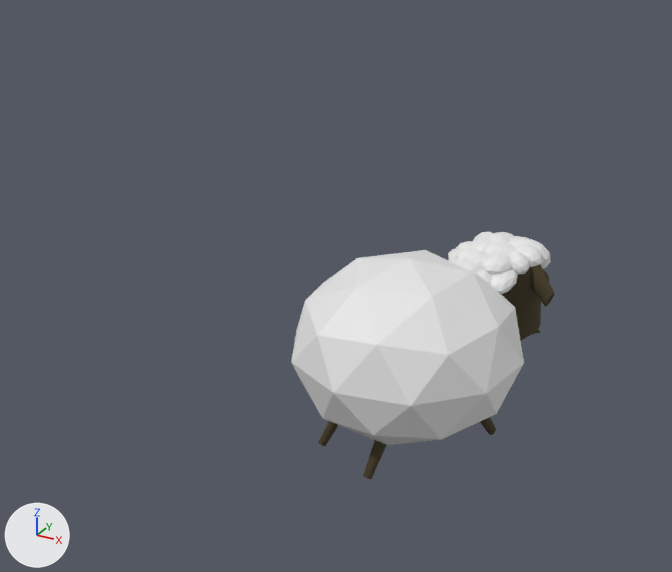
The glTF model models/moutonGwen.glb as it was, and as the next commit left it.
The view is the same before and after, from a 50 mm camera at (-34.35, -13.34, 2.73) aimed at (-36.38, -9.65, 0.88). The lights are fixed; the arrows at lower left show +X, +Y and +Z.
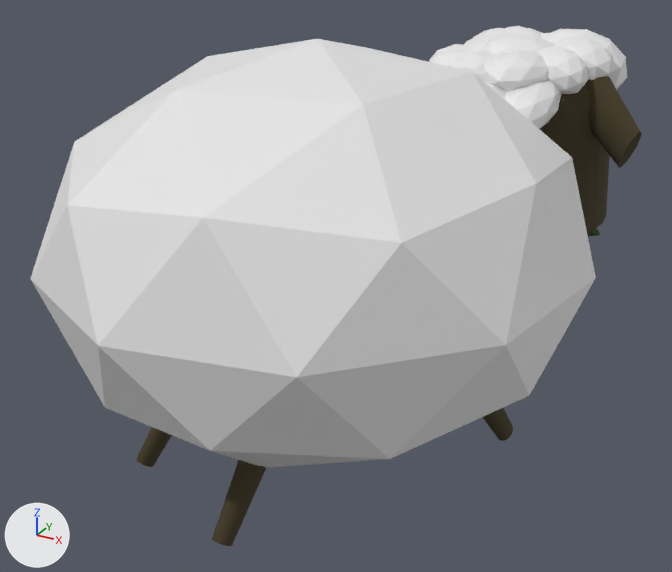
Commit message: nouveaux moutons

Location of each change, [x1, y1, x2, y2] in pixels of the pictures (672 x 572 px):
'Icosphere', moved, rescaled (142% wider, 119% taller)
    before: [291, 250, 524, 445]
    after: [30, 39, 596, 468]
'Cylinder', moved, rescaled
    before: [502, 269, 541, 340]
    after: [539, 84, 610, 234]
'Cylinder.001', moved, rescaled
    before: [529, 265, 555, 307]
    after: [585, 76, 641, 168]
'Icosphere.011', moved, rescaled (112% wider, 79% taller)
    before: [481, 252, 512, 275]
    after: [481, 50, 548, 92]
'Cylinder.007', moved, rescaled
    before: [363, 440, 387, 479]
    after: [212, 460, 266, 546]
'Icosphere.017', moved, rescaled (104% wider, 88% taller)
    before: [491, 269, 518, 294]
    after: [505, 80, 561, 128]
'Icosphere.007', moved, rescaled (132% wider, 104% taller)
    before: [508, 251, 529, 274]
    after: [538, 46, 588, 94]
'Icosphere.002', moved, rescaled
    before: [515, 244, 543, 267]
    after: [553, 37, 615, 80]
'Icosphere.003', moved, rescaled
    before: [508, 237, 550, 269]
    after: [539, 29, 627, 90]
'Icosphere.009', moved, rescaled
    before: [482, 242, 516, 254]
    after: [481, 34, 554, 55]
'Cylinder.006', moved, rescaled
    before: [318, 421, 338, 446]
    after: [136, 427, 172, 467]
'Icosphere.012', moved, rescaled
    before: [467, 251, 488, 264]
    after: [450, 51, 495, 73]
'Cylinder.004', moved, rescaled
    before: [480, 417, 496, 435]
    after: [483, 408, 513, 441]
'Icosphere.016', moved, rescaled
    before: [471, 236, 493, 251]
    after: [462, 32, 502, 52]
'Icosphere.010', moved, rescaled
    before: [455, 247, 479, 259]
    after: [429, 49, 476, 67]
'Icosphere.008', moved, rescaled
    before: [490, 234, 510, 243]
    after: [498, 26, 542, 37]
'Icosphere.020', moved, rescaled
    before: [476, 268, 492, 285]
    after: [483, 80, 506, 99]
'Icosphere.018', moved, rescaled
    before: [461, 261, 482, 273]
    after: [458, 67, 484, 80]
'Icosphere.006', moved, rescaled
    before: [455, 241, 473, 253]
    after: [430, 44, 463, 60]
'Icosphere.001', moved, rescaled
    before: [473, 232, 494, 240]
    after: [473, 28, 503, 38]
'Icosphere.005', moved, rescaled
    before: [494, 232, 514, 238]
    after: [528, 28, 542, 34]
'Cube.001', moved, rescaled (not visible before)
    after: [587, 228, 600, 236]
'Icosphere.004', moved, rescaled
    before: [508, 236, 529, 241]
    after: [540, 33, 549, 36]

Edits to the bpy script that builds the scene:
```text
Change ob_icosphere:
    ob_icosphere.location: (-36.139, -9.315, 0.463) -> (-36.376, -9.821, 1.155)
    ob_icosphere.scale: (0.63, 0.611, 0.494) -> (1.29, 1.23, 0.943)
Change ob_cylinder:
    ob_cylinder.location: (-35.835, -8.699, 0.593) -> (-35.794, -8.62, 1.404)
    ob_cylinder.scale: (0.208, 0.214, 0.271) -> (0.428, 0.431, 0.518)
Change ob_cylinder_001:
    ob_cylinder_001.location: (-35.624, -8.783, 0.752) -> (-35.392, -8.783, 1.708)
    ob_cylinder_001.scale: (-0.057, -0.0644, -0.134) -> (-0.117, -0.126, -0.265)
Change ob_cylinder_004:
    ob_cylinder_004.location: (-35.76, -9.137, 0.059) -> (-35.651, -9.473, 0.383)
    ob_cylinder_004.scale: (0.0446, 0.0374, 0.16) -> (0.0921, 0.0714, 0.323)
Change ob_cube_001:
    ob_cube_001.location: (-35.687, -8.546, 0.334) -> (-35.48, -8.353, 0.935)
    ob_cube_001.scale: (0.0126, 0.013, 0.0215) -> (0.0234, 0.0269, 0.0421)
Change ob_cylinder_006:
    ob_cylinder_006.location: (-36.442, -9.53, 0.041) -> (-36.953, -10.239, 0.35)
    ob_cylinder_006.scale: (0.0443, 0.0363, 0.167) -> (0.0912, 0.0694, 0.337)
Change ob_cylinder_007:
    ob_cylinder_007.location: (-36.115, -9.674, 0.041) -> (-36.329, -10.52, 0.35)
    ob_cylinder_007.scale: (0.045, 0.0397, 0.167) -> (0.0941, 0.0777, 0.341)
Change ob_icosphere_001:
    ob_icosphere_001.location: (-35.984, -8.61, 0.825) -> (-36.079, -8.446, 1.847)
    ob_icosphere_001.scale: (0.0738, 0.0716, 0.0905) -> (0.152, 0.139, 0.18)
Change ob_icosphere_002:
    ob_icosphere_002.location: (-35.698, -8.741, 0.853) -> (-35.534, -8.702, 1.9)
    ob_icosphere_002.scale: (0.0735, 0.059, 0.091) -> (0.151, 0.113, 0.183)
Change ob_icosphere_003:
    ob_icosphere_003.location: (-35.725, -8.67, 0.83) -> (-35.585, -8.564, 1.857)
    ob_icosphere_003.scale: (0.0918, 0.0941, 0.134) -> (0.18, 0.18, 0.257)
Change ob_icosphere_004:
    ob_icosphere_004.location: (-35.787, -8.604, 0.83) -> (-35.703, -8.434, 1.856)
    ob_icosphere_004.scale: (0.102, 0.0717, 0.111) -> (0.212, 0.138, 0.232)
Change ob_icosphere_005:
    ob_icosphere_005.location: (-35.897, -8.576, 0.829) -> (-35.913, -8.38, 1.855)
    ob_icosphere_005.scale: (0.0909, 0.0714, 0.109) -> (0.174, 0.138, 0.214)
Change ob_icosphere_006:
    ob_icosphere_006.location: (-35.996, -8.719, 0.8) -> (-36.103, -8.659, 1.8)
    ob_icosphere_006.scale: (0.0921, 0.0662, 0.123) -> (0.182, 0.126, 0.238)
Change ob_icosphere_007:
    ob_icosphere_007.location: (-35.728, -8.827, 0.84) -> (-35.591, -8.87, 1.875)
    ob_icosphere_007.scale: (0.0605, 0.0587, 0.0812) -> (0.126, 0.112, 0.167)
Change ob_icosphere_008:
    ob_icosphere_008.location: (-35.88, -8.677, 0.859) -> (-35.88, -8.577, 1.912)
    ob_icosphere_008.scale: (0.0673, 0.0589, 0.0872) -> (0.141, 0.113, 0.179)
Change ob_icosphere_009:
    ob_icosphere_009.location: (-35.834, -8.758, 0.852) -> (-35.792, -8.735, 1.897)
    ob_icosphere_009.scale: (0.0897, 0.0592, 0.117) -> (0.185, 0.113, 0.238)
Change ob_icosphere_010:
    ob_icosphere_010.location: (-35.97, -8.808, 0.811) -> (-36.052, -8.833, 1.82)
    ob_icosphere_010.scale: (0.0917, 0.0591, 0.112) -> (0.189, 0.113, 0.226)
Change ob_icosphere_011:
    ob_icosphere_011.location: (-35.82, -8.872, 0.833) -> (-35.766, -8.957, 1.863)
    ob_icosphere_011.scale: (0.092, 0.058, 0.115) -> (0.176, 0.111, 0.225)
Change ob_icosphere_012:
    ob_icosphere_012.location: (-35.919, -8.864, 0.821) -> (-35.955, -8.942, 1.84)
    ob_icosphere_012.scale: (0.0673, 0.0589, 0.0867) -> (0.136, 0.113, 0.179)
Change ob_icosphere_016:
    ob_icosphere_016.location: (-35.953, -8.716, 0.84) -> (-36.021, -8.653, 1.876)
    ob_icosphere_016.scale: (0.0919, 0.061, 0.125) -> (0.18, 0.117, 0.249)
Change ob_icosphere_017:
    ob_icosphere_017.location: (-35.783, -8.919, 0.767) -> (-35.696, -9.05, 1.735)
    ob_icosphere_017.scale: (0.092, 0.0632, 0.12) -> (0.176, 0.123, 0.241)
Change ob_icosphere_018:
    ob_icosphere_018.location: (-35.93, -8.956, 0.794) -> (-35.977, -9.122, 1.788)
    ob_icosphere_018.scale: (0.065, 0.0589, 0.0867) -> (0.132, 0.113, 0.179)
Change ob_icosphere_020:
    ob_icosphere_020.location: (-35.881, -8.977, 0.759) -> (-35.883, -9.162, 1.721)
    ob_icosphere_020.scale: (0.092, 0.0632, 0.12) -> (0.176, 0.123, 0.241)
```
